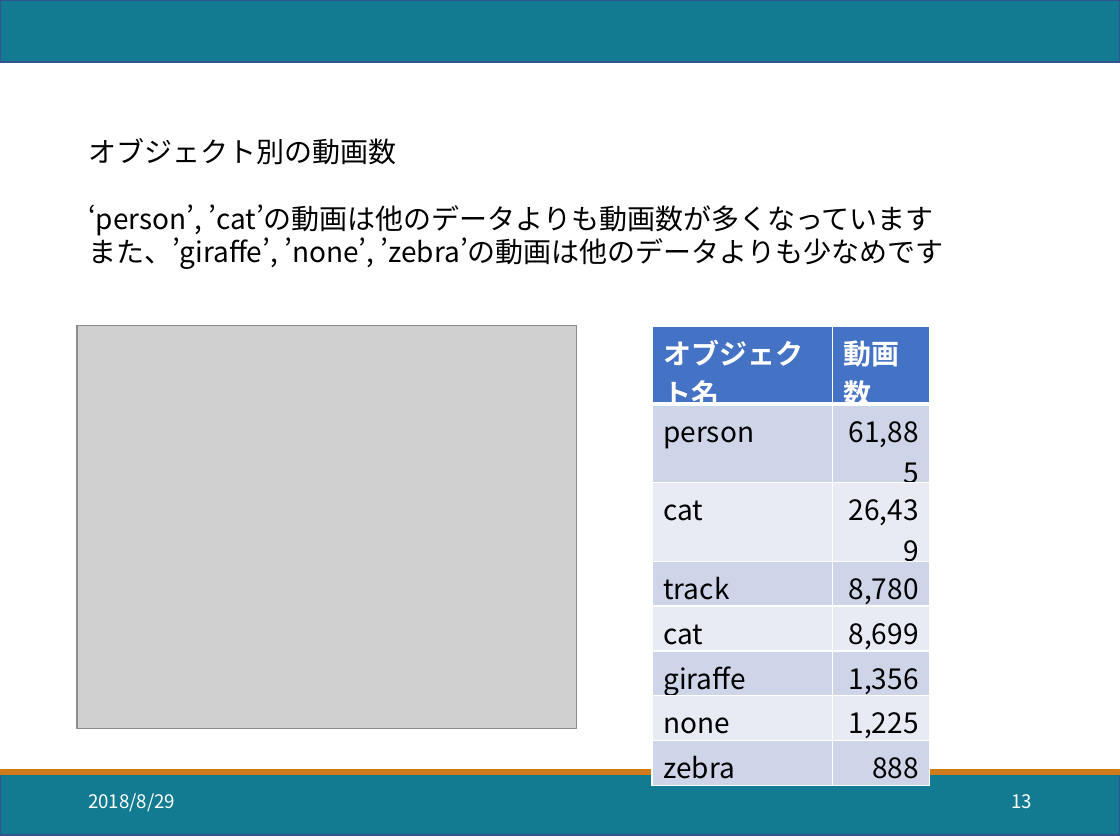
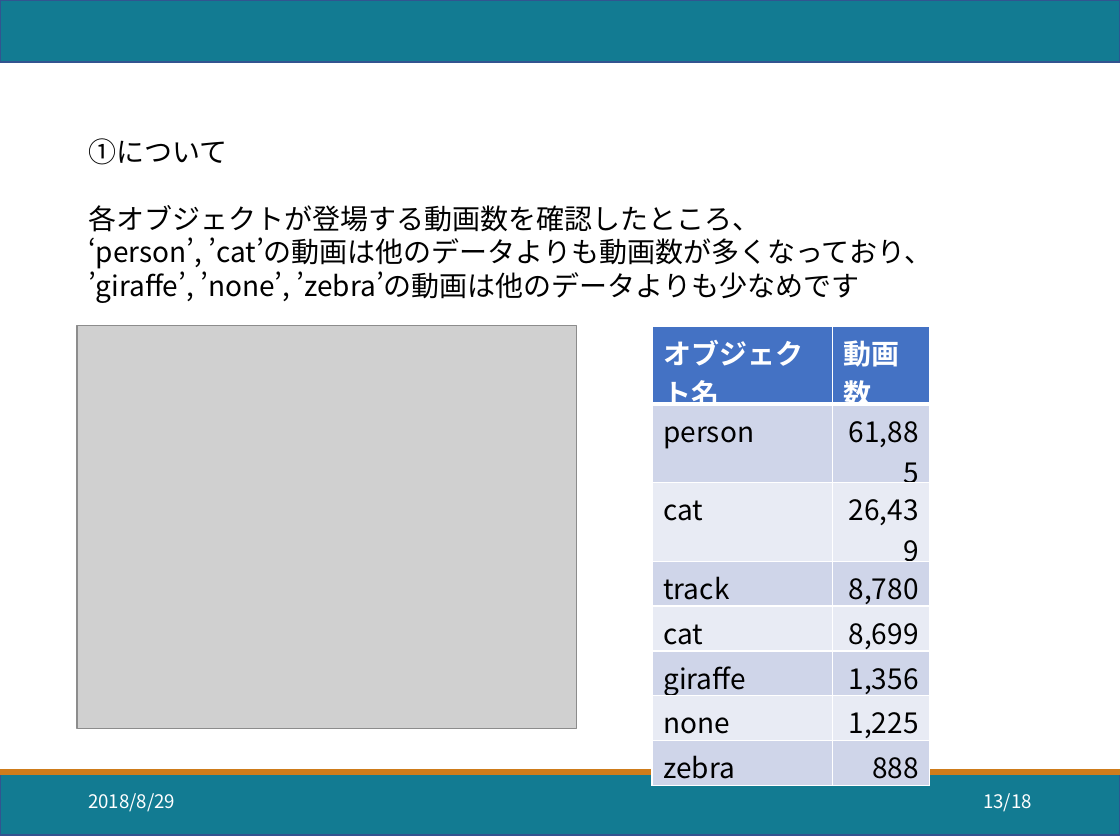
Before and after one commit to chikarahirai/file_upl0ader, a slide deck: slide 13 of 分析自習_v0,1.pptx. Drawn at 1120x840 pixels with LibreOffice and Linux fonts; fonts in the diff are those of the drawing; grey boxes stand for pictures. Boxes give left, top, right and bottom in pixels: in the first picture for what was removed or moved away, otherwise in the second. Text is boxed around its words. In the diff, an @@ line names an element or a change of style, - is before the commit and + after.

Commit message:
資料の修正作業を行いました。

```diff
--- a/分析自習_v0,1.pptx
+++ b/分析自習_v0,1.pptx
@@ text at [88, 138, 932, 303]: text changed @@
-オブジェクト別の動画数
-‘person’, ’cat’の動画は他のデータよりも動画数が多くなっています
-また、’giraffe’, ’none’, ’zebra’の動画は他のデータよりも少なめです
+①について
+各オブジェクトが登場する動画数を確認したところ、
+‘person’, ’cat’の動画は他のデータよりも動画数が多くなっており、
+’giraffe’, ’none’, ’zebra’の動画は他のデータよりも少なめです
@@ page number at [983, 793, 1032, 812]: text changed @@
-13
+13/18
```
Also in this commit, not shown: 11 other slides changed, 1 slide added, 1 other file.
